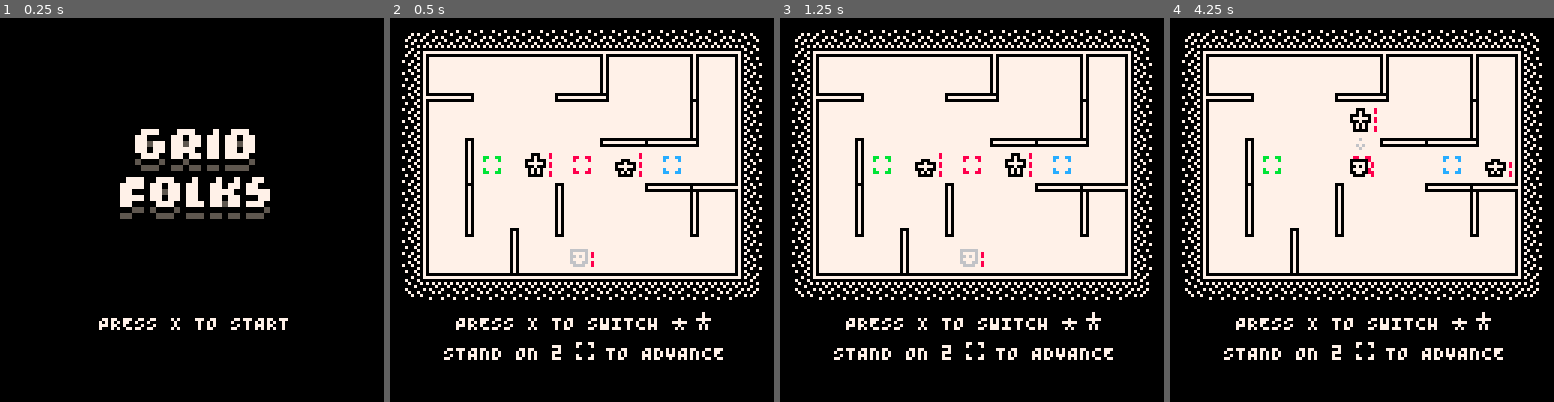
Above: before the commit, frames 1-4 (left to right).
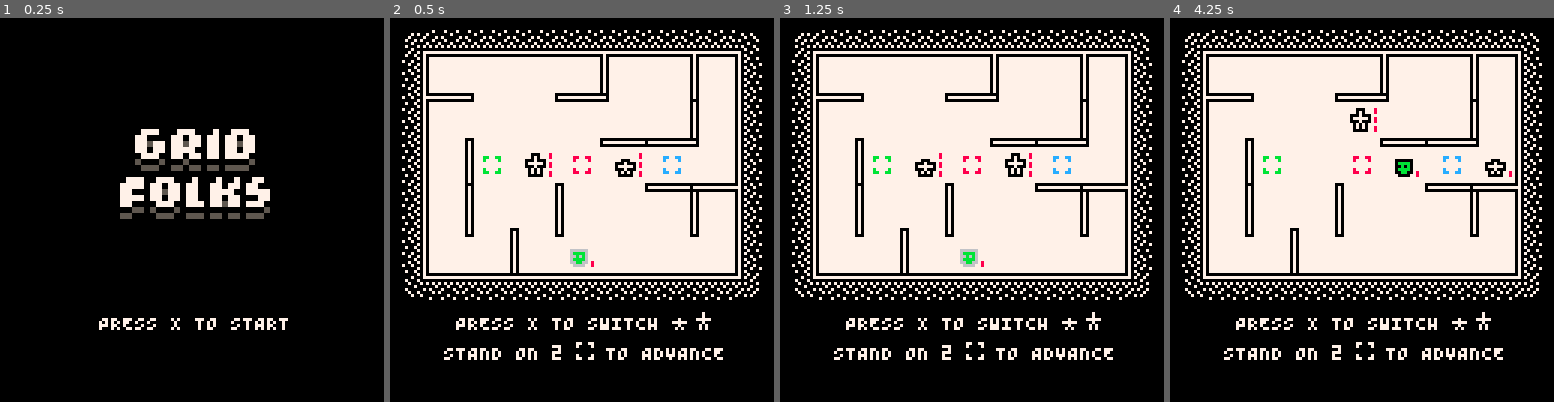
Above: after the commit, the same moments.

Repository: taylordolan/grid-folks
Game: PICO-8 cartridge grid_folks.p8
Two runs of this game, one before a commit and one after it. Both use one fixed random seed, a clock stepped at 60 frames per second and the inputs below.
Inputs:
- Up to frame 1 (0.25 s): no input
- Up to frame 2 (0.5 s): tap X (X key) at 0.33 s
- Up to frame 3 (1.25 s): tap O (Z key) at 0.7 s; tap X (X key) at 1.07 s
- Up to frame 4 (4.25 s): hold Right 1.6-2.1 s; tap O (Z key) every 0.4 s from 1.7 to 4.1 s; tap X (X key) at 1.85, 2.97, 4.08 s; hold Up 2.15-2.42 s; hold Right 2.47-3.03 s; hold Left 3.08-3.58 s; hold Down 3.63-3.97 s; hold Right from 4.02 s (still down)

Frame 1 is identical in both runs. In frame 2, less than 0.1% of the frame differs, in the area x 47-54%, y 60-65%; in frame 3, less than 0.1%; in frame 4, 0.4%, in the area x 46-90%, y 31-42%.

Commit message:
add ghost enemies

Diff:
--- a/grid_folks.p8
+++ b/grid_folks.p8
@@ -7,7 +7,7 @@
 -- todo
 -- [x] enemies that shoot
 -- [x] shoot does one damage and hits one enemy
--- [ ] enemies that walk through walls
+-- [x] enemies that walk through walls
 -- [ ] enemies that take turns when you switch characters?
 -- [ ] enemies that create smaller enemies when they die?
 -- [ ] jump doesn't attack
@@ -111,6 +111,8 @@
   walls = {}
 	colors_bag = {}
   enemies_bag = {}
+  orthogonal_directions = {{-1,0},{1,0},{0,-1},{0,1}}
+  surrounding_directions = {{-1,0},{1,0},{0,-1},{0,1},{-1,-1},{-1,1},{1,-1},{1,1}}
 
 	-- log of recent user input
 	input_queue = {}
@@ -575,7 +577,7 @@
 			pal(006, 011)
 			pal(010, 007)
 			if self.active then
-				for next in all({{-1,0},{1,0},{0,-1},{0,1}}) do
+				for next in all(orthogonal_directions) do
 					local _a = {self.x, self.y}
 					local _b = {self.x + next[1], self.y + next[2]}
 					local sprite = next[2] == 0 and sprites.arrow_right or sprites.arrow_down
@@ -596,7 +598,7 @@
 			pal(006, 012)
 			pal(010, 007)
 			if self.active then
-				for next in all({{-1,0},{1,0},{0,-1},{0,1}}) do
+				for next in all(orthogonal_directions) do
 					local _a = {self.x, self.y}
 					local _b = {self.x + next[1], self.y + next[2]}
 					local sprite = next[2] == 0 and sprites.arrow_right or sprites.arrow_down
@@ -618,7 +620,7 @@
 		else
 			pal(010, 007)
 			if self.active then
-				for next in all({{-1,0},{1,0},{0,-1},{0,1}}) do
+				for next in all(orthogonal_directions) do
 					local _a = {self.x, self.y}
 					local _b = {self.x + next[1], self.y + next[2]}
 					local sprite = next[2] == 0 and sprites.arrow_right or sprites.arrow_down
@@ -858,7 +860,7 @@
 		local self_tile = {self.x, self.y}
 
     local shoot_directions = {}
-    for dir in all({{-1,0},{1,0},{0,-1},{0,1}}) do
+    for dir in all(orthogonal_directions) do
       if get_ranged_target(self, dir) then
         add(shoot_directions, dir)
       end
@@ -877,6 +879,86 @@
 	end
 
 	return new_enemy_shoot
+end
+
+function new_enemy_ghost()
+	local new_enemy_ghost = new_enemy()
+	new_enemy_ghost.health = 1
+  new_enemy_ghost.default_pal = {007,012}
+
+  new_enemy_ghost.move = function(self)
+
+    local dumb_distance = function(a,b)
+      local x_dist = abs(a[1] - b[1])
+      local y_dist = abs(a[2] - b[2])
+      return x_dist + y_dist
+    end
+
+    local self_tile = {self.x, self.y}
+		local a_tile = {hero_a.x, hero_a.y}
+    local b_tile = {hero_b.x, hero_b.y}
+		local a_dist = dumb_distance(self_tile, a_tile)
+		local b_dist = dumb_distance(self_tile, b_tile)
+
+		-- target the closer hero, or a random one if they're equidistant
+		local current_dist
+		local goal_tile
+		if a_dist < b_dist then
+			current_dist = a_dist
+			goal_tile = a_tile
+		elseif b_dist < a_dist then
+			current_dist = b_dist
+			goal_tile = b_tile
+		else
+			local hero_tiles = {a_tile, b_tile}
+			local index = flr(rnd(#hero_tiles)) + 1
+			current_dist = b_dist
+			goal_tile = hero_tiles[index]
+		end
+
+		local valid_moves = {}
+
+		-- populate valid_moves with tiles that are closer and don't contain enemies
+		for next in all(orthogonal_directions) do
+      local next_tile = {self_tile[1] + next[1], self_tile[2] + next[2]}
+			local enemy_exists = find_type_in_tile("enemy", next)
+			if
+				dumb_distance(next_tile, goal_tile) < current_dist and
+				not enemy_exists
+			then
+				add(valid_moves, next_tile)
+			end
+		end
+
+		-- if there are any valid moves…
+		if #valid_moves > 0 then
+			-- pick a tile in valid_moves and attempt to move to it
+			-- this will either move to it or hit a hero
+			index = flr(rnd(#valid_moves)) + 1
+			dest = valid_moves[index]
+			local target = find_type_in_tile("hero", dest)
+			if target then
+				if target.health > 0 then
+					-- get direction
+					local direction = get_direction(self_tile, dest)
+					target.health -= 1
+					local here = tile_to_screen({self.x, self.y})
+					local bump = {here[1] + direction[1] * 2, here[2] + direction[2] * 2}
+					transition_to(self, {bump, here}, 2, 2)
+					local b_r = {000, 008}
+					target.pal_seq = frames({b_r,{10,10}})
+					delay += 4
+					sfx(sounds.enemy_bump, 3)
+				end
+			else
+				set_tile(self, dest)
+				transition_to(self, {tile_to_screen(dest)}, 4, 0)
+				delay += 4
+			end
+		end
+  end
+
+	return new_enemy_ghost
 end
 
 function new_shot(thing, target, dir)
@@ -957,10 +1039,11 @@
 function spawn_enemy()
   local enemy_types = {
     new_enemy,
-    new_enemy_shoot
+    new_enemy_shoot,
+    new_enemy_ghost,
   }
   if #enemies_bag == 0 then
-		enemies_bag = {1,2}
+		enemies_bag = {1,2,3}
 		shuffle(enemies_bag)
 	end
   local new_enemy = enemy_types[enemies_bag[1]]()
@@ -1172,7 +1255,7 @@
 			local sx = self.screen_seq[1][1]
 			local sy = self.screen_seq[1][2]
       local sign = amount > 0 and "+" or ""
-			for next in all({{-1,0},{1,0},{0,-1},{0,1},{-1,-1},{-1,1},{1,-1},{1,1}}) do
+			for next in all(surrounding_directions) do
 				print(sign .. amount, sx+next[1], sy+next[2], outline)
 			end
 			print(sign .. amount, sx, sy, color)
